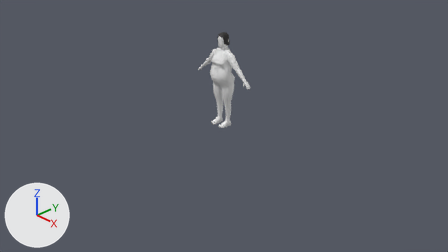
The Blender file assets/models/human_female/human_female_fat.blend, before and after one commit.
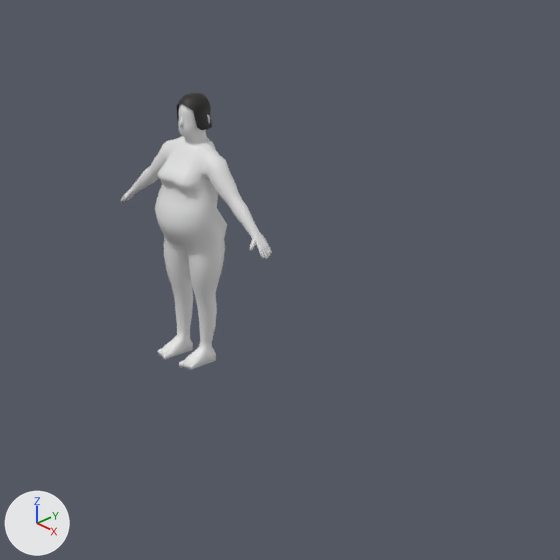
Each version appears first from the file's camera 'Camera', and next in a close-up on the part from 35% to 78% of the width and 0% to 77% of the height. The lights are fixed; the arrows at lower left show +X, +Y and +Z. The last two pictures show the newer version.

Script lines for the objects in view, before the commit:
```python
me_body = bpy.data.meshes.new('Body')
me_body.from_pydata(...)  # 1171 vertices, 1178 faces; spans x -0.63..0.63, y -0.24..0.18, z -0.02..1.68
me_body.polygons.foreach_set('use_smooth', [True] * 1178)
me_hair_bob = bpy.data.meshes.new('Hair_bob')
me_hair_bob.from_pydata(...)  # 457 vertices, 456 faces; spans x -0.102..0.102, y -0.093..0.111, z 1.493..1.696
me_hair_bob.polygons.foreach_set('use_smooth', [True] * 456)
me_hair_bob.materials.append(mat_hairblack)  # black #242221
ob_body = bpy.data.objects.new('Body', me_body)
ob_body.location = (0.0, 0.0, 0.0)
ob_hair_bob = bpy.data.objects.new('Hair_bob', me_hair_bob)
ob_hair_bob.location = (0.0, 0.0, 0.0)
```
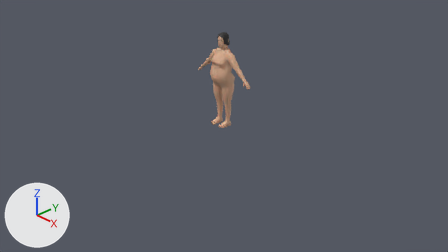
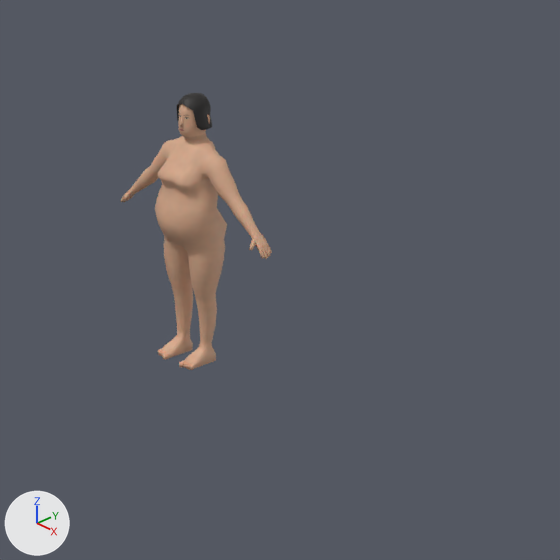
Changed parts and their boxes (x1, y1, x2, y2) in the close-ups (560 x 560 px):
'Body', recoloured (white to beige)
    both: (121, 104, 272, 370)

Edits to the bpy script that builds the scene:
```text
Add img_human_female_normal_png:
    img_human_female_normal_png = load_image('human_female_Normal.png', 'human_female_Normal.png', 1024, 1024, 'Non-Color')
Add img_human_female_color_png:
    img_human_female_color_png = load_image('human_female_Color.png', 'human_female_Color.png', 1024, 1024, 'sRGB')
Add img_human_female_roughness_png:
    img_human_female_roughness_png = load_image('human_female_Roughness.png', 'human_female_Roughness.png', 1024, 1024, 'Non-Color')
Add mat_skin:
    mat_skin = bpy.data.materials.new('Skin')
    # uses the picture img_human_female_color_png
    # uses the picture img_human_female_normal_png
    # uses the picture img_human_female_roughness_png
Change me_body:
    where me_body.from_pydata(...)  # 1171 vertices, 1178 faces; spans x -0.63..0.63, y -0.24..0.18, z -0.02..1.68
    add me_body.materials.append(mat_skin)
```
